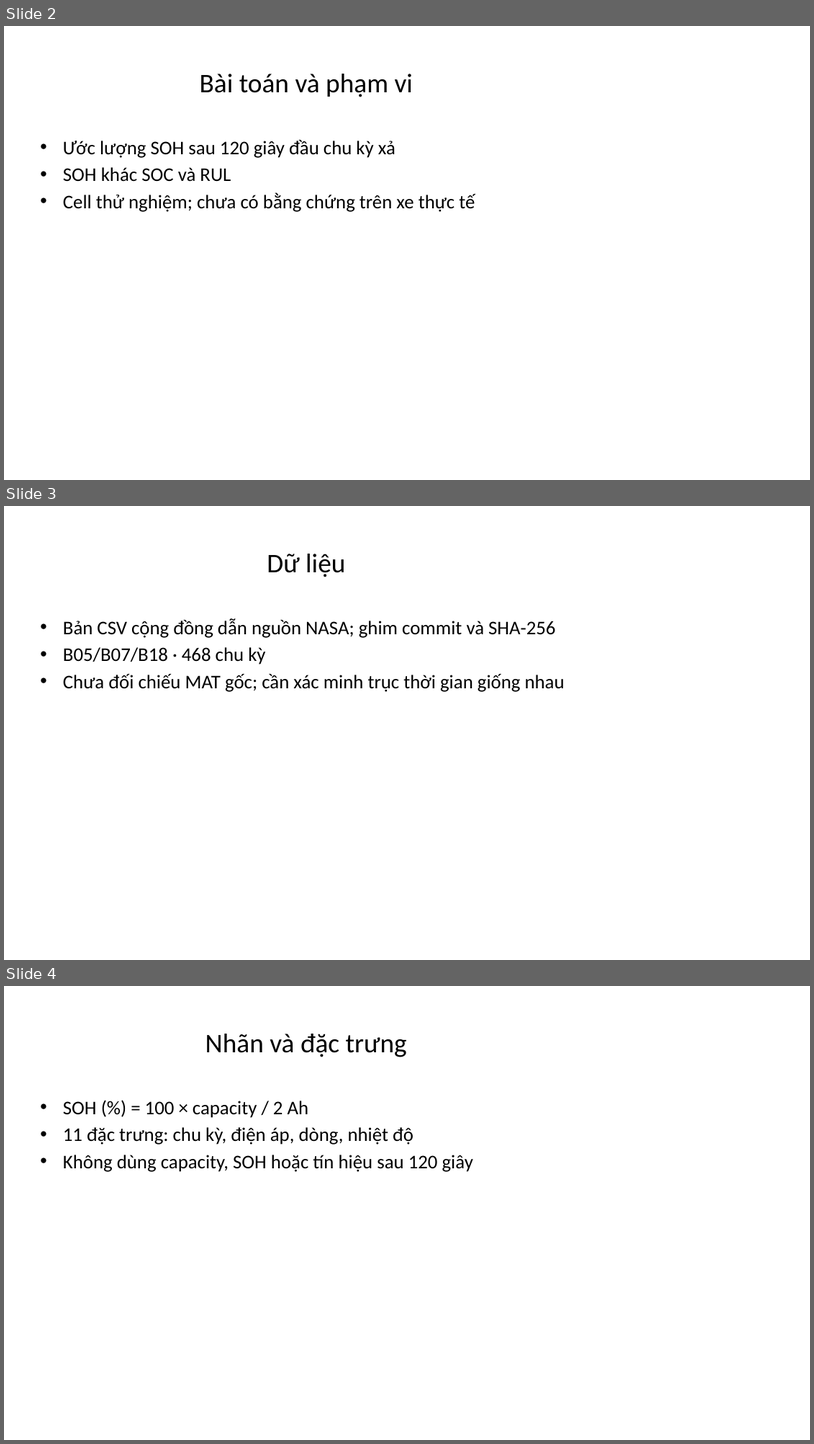
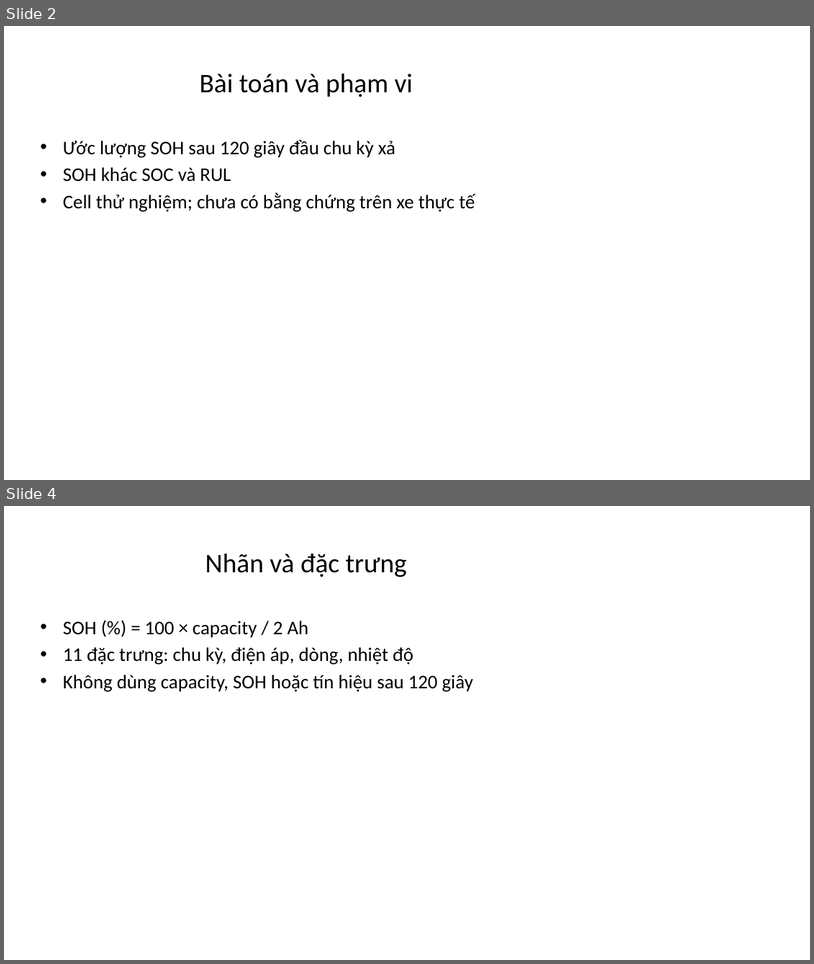
Before and after one commit to VanDuy266/KHOA-LUAN-TOT-NGHIEP, a slide deck: docs/slide-bao-ve.pptx. Shown one above the other, each under a label of ours: slides 2, 3 and 4 before the commit, slides 2 and 4 after it; the slides between them are not shown. The pictures are 814x1444 and 814x964 pixels, drawn with LibreOffice and Linux fonts; fonts in the diff are those of the drawing. Boxes give left, top, right and bottom in pixels: in the first picture for what was removed or moved away, otherwise in the second. Text is boxed around its words. In the diff, an @@ line names an element or a change of style, - is before the commit and + after.

Commit message:
Dữ liệu pin sạch: 2.089.048 dòng đo phục vụ phân tích và trích xuất đặc trưng

```diff
--- a/docs/slide-bao-ve.pptx
+++ b/docs/slide-bao-ve.pptx
@@ slide 3 removed at [4, 506, 810, 960], background #FFFFFF @@
@@ title removed at [267, 554, 345, 577] @@
-Dữ liệu
@@ text removed at [63, 618, 565, 692] @@
-• Bản CSV cộng đồng dẫn nguồn NASA; ghim commit và SHA-256
-• B05/B07/B18 · 468 chu kỳ
-• Chưa đối chiếu MAT gốc; cần xác minh trục thời gian giống nhau
```
Also in this commit, not shown: 5 slides changed, 2 slides added, 52 other files.
